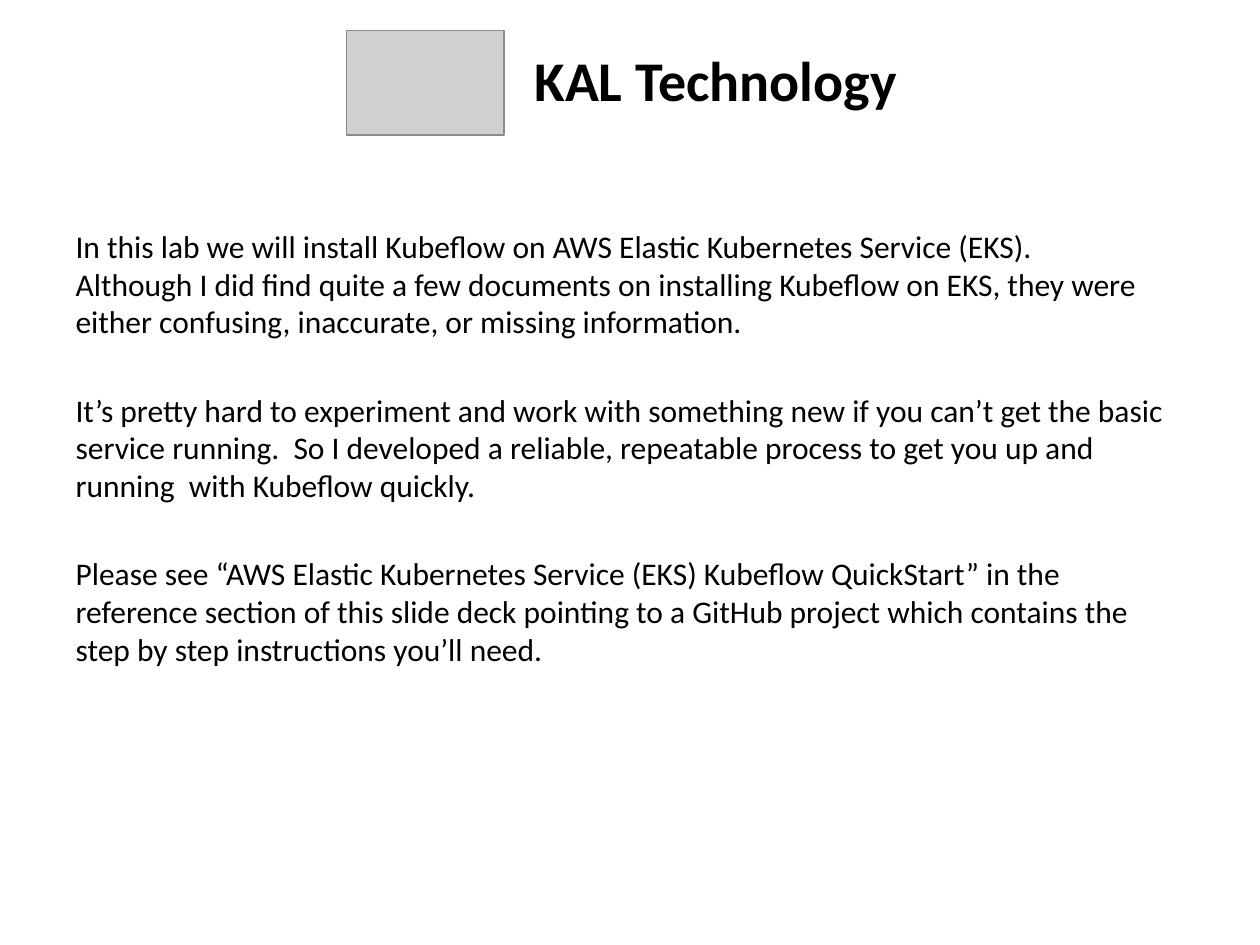
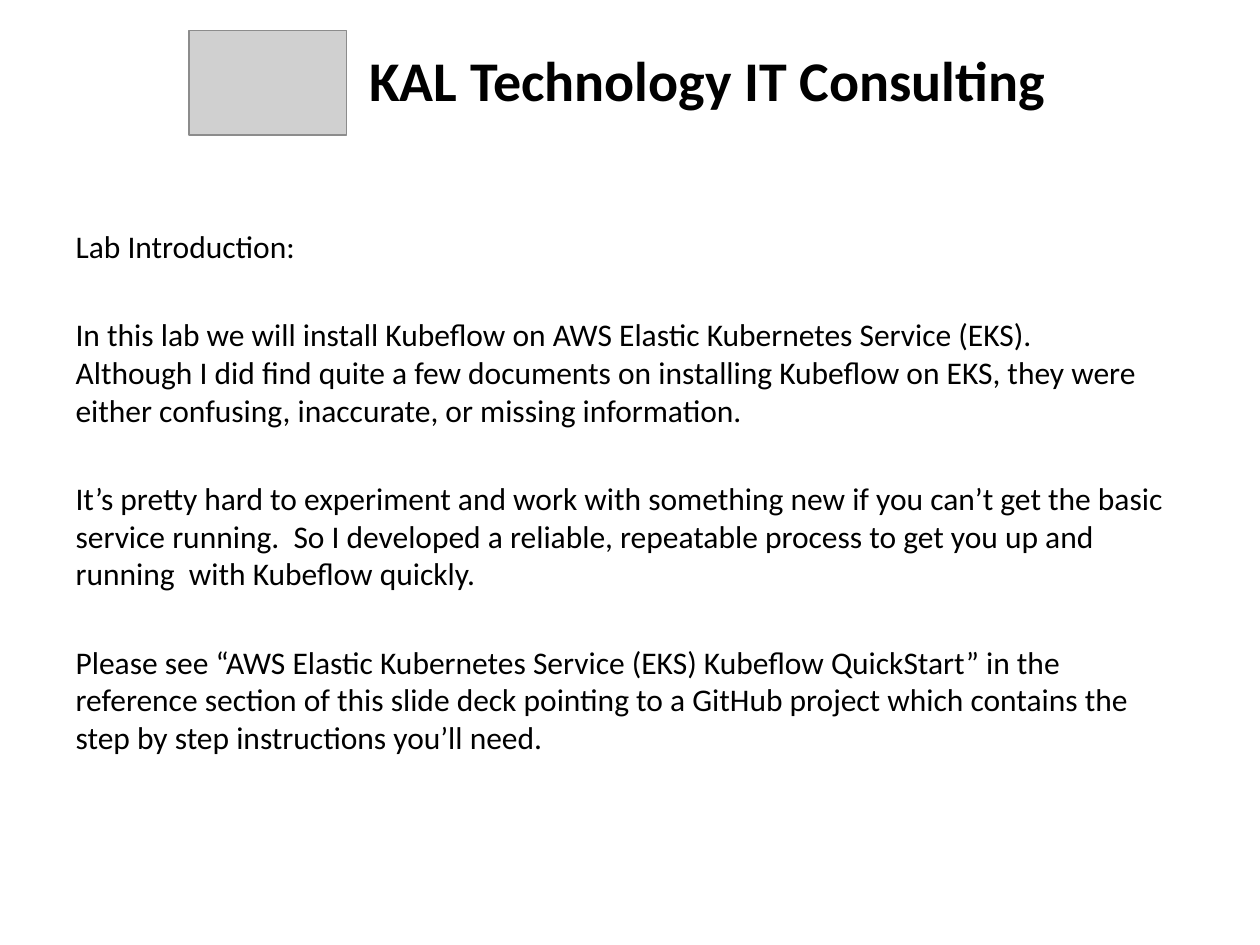
Before and after one commit to kskalvar/aws-eks-kubeflow-quickstart, a slide deck: slide 5 of AWS EKS Kubeflow Quickstart.pptx. Drawn at 1260x945 pixels with LibreOffice and Linux fonts; fonts in the diff are those of the drawing; grey boxes stand for pictures. Boxes give left, top, right and bottom in pixels: in the first picture for what was removed or moved away, otherwise in the second. Text is boxed around its words. In the diff, an @@ line names an element or a change of style, - is before the commit and + after.

```diff
--- a/AWS EKS Kubeflow Quickstart.pptx
+++ b/AWS EKS Kubeflow Quickstart.pptx
@@ picture: place and size @@
-picture at bbox=[346, 30, 504, 135]
+picture at bbox=[189, 30, 346, 135]
@@ text at bbox=[369, 61, 1045, 111]: text changed @@
-KAL Technology
+KAL Technology IT Consulting
@@ text at bbox=[76, 236, 295, 259]: paragraph added @@
+Lab Introduction:
```
Also in this commit, not shown: 5 other slides changed, 1 other file.
